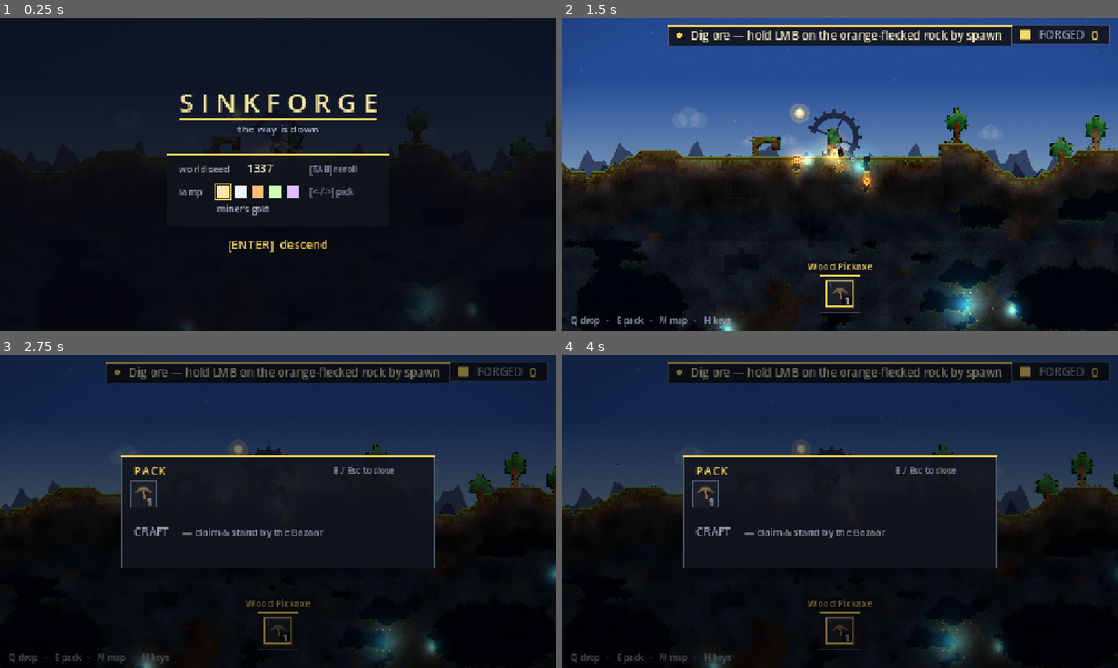
Above: before the commit, frames 1-4 (two rows, left to right).
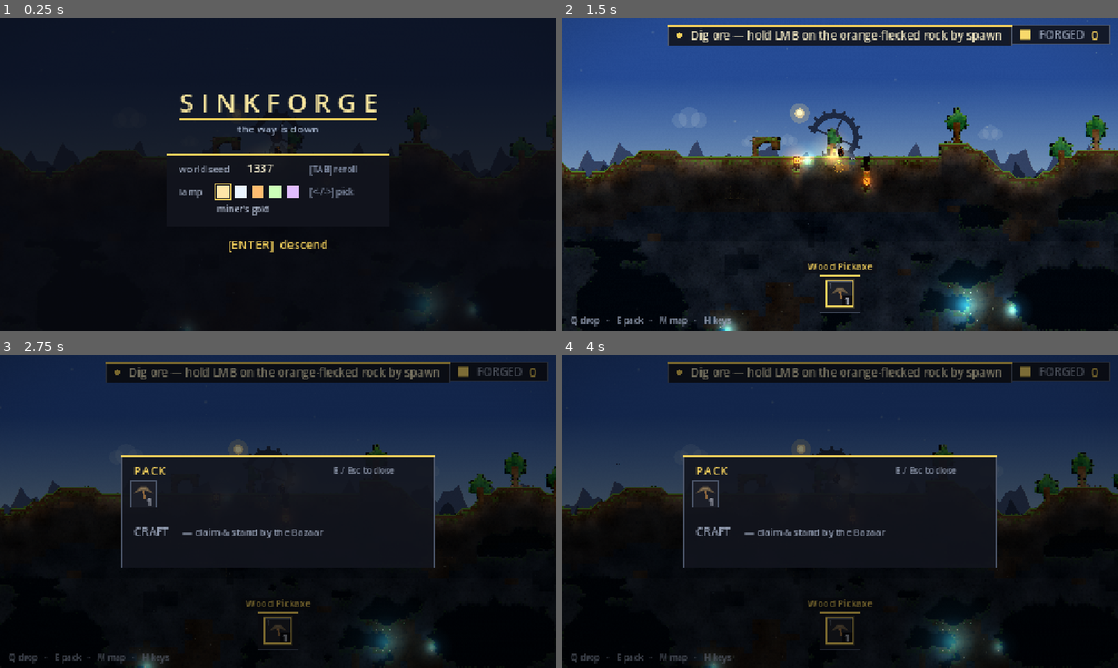
Above: after the commit, the same moments.

Repository: teohondascully/sinkforge
Game: Godot game, scene res://scenes/main.tscn
Same seed, same stepped clock (60 frames per second), same inputs: the game is played once before the commit and once after it.
Inputs (mouse positions are in pixels of both pictures, inside the frame that each line leads up to):
- Up to frame 1 (0.25 s): no input
- Up to frame 2 (1.5 s): tap Enter at 0.5 s; move the mouse to (962, 158) at 0.52 s; hold D (sf_right) 0.53-1.25 s; right-click (962, 158) at 0.6 s; click (962, 158) at 0.67 s; tap Space (sf_jump) at 0.77, 1.07 s; drag from (728, 190) to (812, 237) at 1.27 s
- Up to frame 3 (2.75 s): tap Space (sf_jump) at 2 s; move the mouse to (333, 442) at 2.02 s; hold D (sf_right) from 2.03 s (still down); tap E (sf_craft) at 2.1 s
- Up to frame 4 (4 s): release D (sf_right) at 2.75 s; drag from (812, 574) to (673, 464) at 2.77 s; tap Enter at 3.5 s; move the mouse to (1006, 558) at 3.52 s; hold A (sf_left) from 3.53 s (still down); tap Mouse wheel up (sf_cycle_prev) at 3.6 s; tap Space (sf_jump) at 3.77 s

The runs differ from the first frame. In frame 2, 0.4% of the frame differs, in the area x 50-57%, y 43-53%; in frame 3, 0.1%; in frame 4, less than 0.1%.

Commit message:
viz(ore): gate seam-glow discovery to glittering ores (skip coal fuel)

Diff:
--- a/scenes/world_renderer.gd
+++ b/scenes/world_renderer.gd
@@ -674,7 +674,8 @@
 		var pos := Vector2(c) * float(CELL)
 		if not view.has_point(pos) or not sim.is_solid(c):
 			continue
-		if not _material(sim.material_at(c)).has_nuggets():
+		var md: MaterialDef = _material(sim.material_at(c))
+		if not md.has_nuggets() or not md.glitters:  # coal has nuggets but does NOT glitter (it's fuel, not a gem)
 			continue
 		# Only EXPOSED ore glows: a crystal seam catches light where it meets a carved cavity, so at least
 		# one orthogonal neighbour must be open air — confines the accent to carved edges (where you are).
